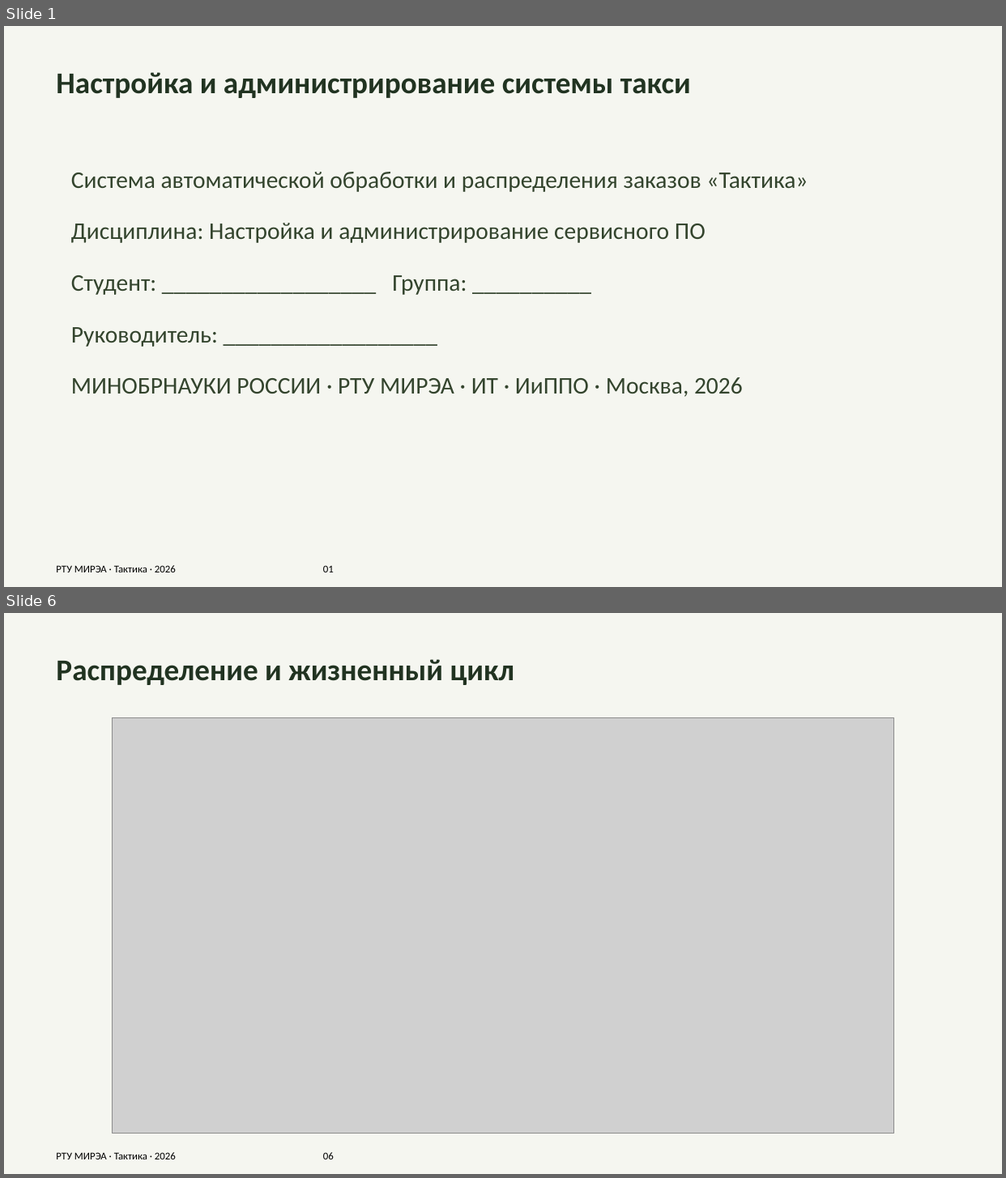
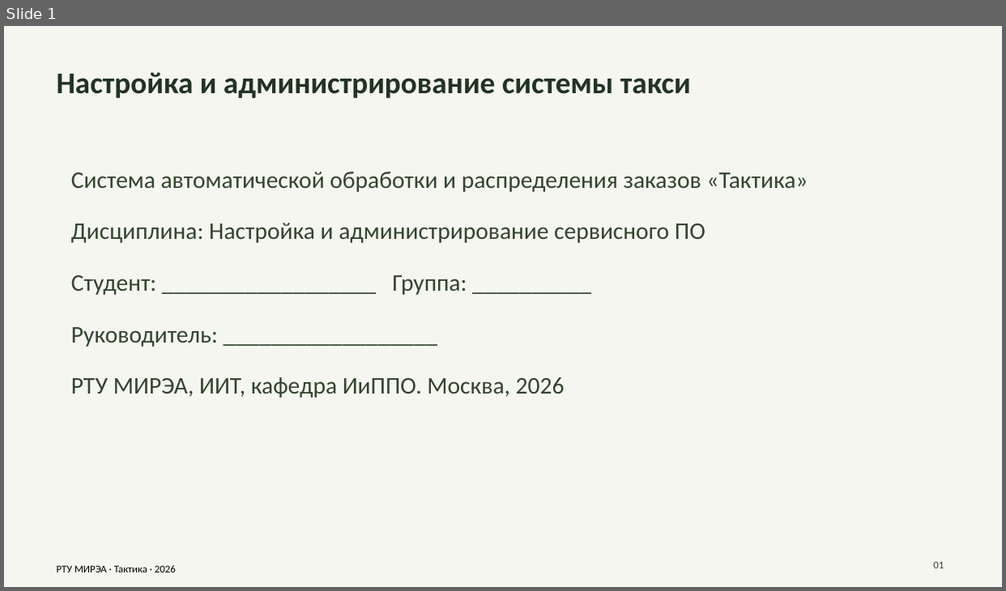
Before and after one commit to Alexey-UI/taxi-dispatch-coursework, a slide deck: report/output/Презентация_Тактика.pptx. Shown one above the other, each under a label of ours: slides 1 and 6 before the commit, slide 1 after it; the slides between them are not shown. The pictures are 1006x1178 and 1006x591 pixels, drawn with LibreOffice and Linux fonts; fonts in the diff are those of the drawing; grey boxes stand for pictures. Boxes give left, top, right and bottom in pixels: in the first picture for what was removed or moved away, otherwise in the second. Text is boxed around its words. In the diff, an @@ line names an element or a change of style, - is before the commit and + after.

```diff
--- a/report/output/Презентация_Тактика.pptx
+++ b/report/output/Презентация_Тактика.pptx
@@ slide 6 removed at [4, 613, 1002, 1174], background #F5F6F0 @@
@@ text removed at [56, 659, 515, 685] @@
-Распределение и жизненный цикл
@@ picture removed at [112, 717, 894, 1133] @@
@@ text removed at [56, 1152, 334, 1160] @@
-РТУ МИРЭА · Тактика · 2026 06
@@ slide 1 changed as well @@
@@ text at [71, 378, 565, 398]: text changed @@
-МИНОБРНАУКИ РОССИИ · РТУ МИРЭА · ИТ · ИиППО · Москва, 2026
+РТУ МИРЭА, ИИТ, кафедра ИиППО. Москва, 2026
@@ text at [57, 565, 176, 573]: text changed @@
-РТУ МИРЭА · Тактика · 2026 01
+РТУ МИРЭА · Тактика · 2026
@@ text added at [933, 561, 944, 569], 10 pt, text #33442D @@
+01
```
Also in this commit, not shown: 1 other slide changed, 7 slides added, 6 other slides removed, 5 other files.
